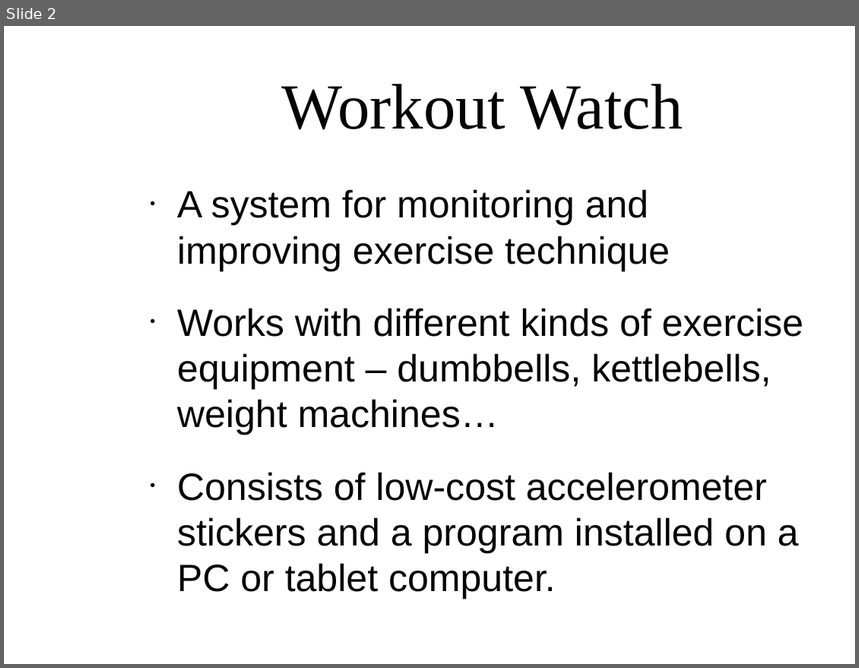
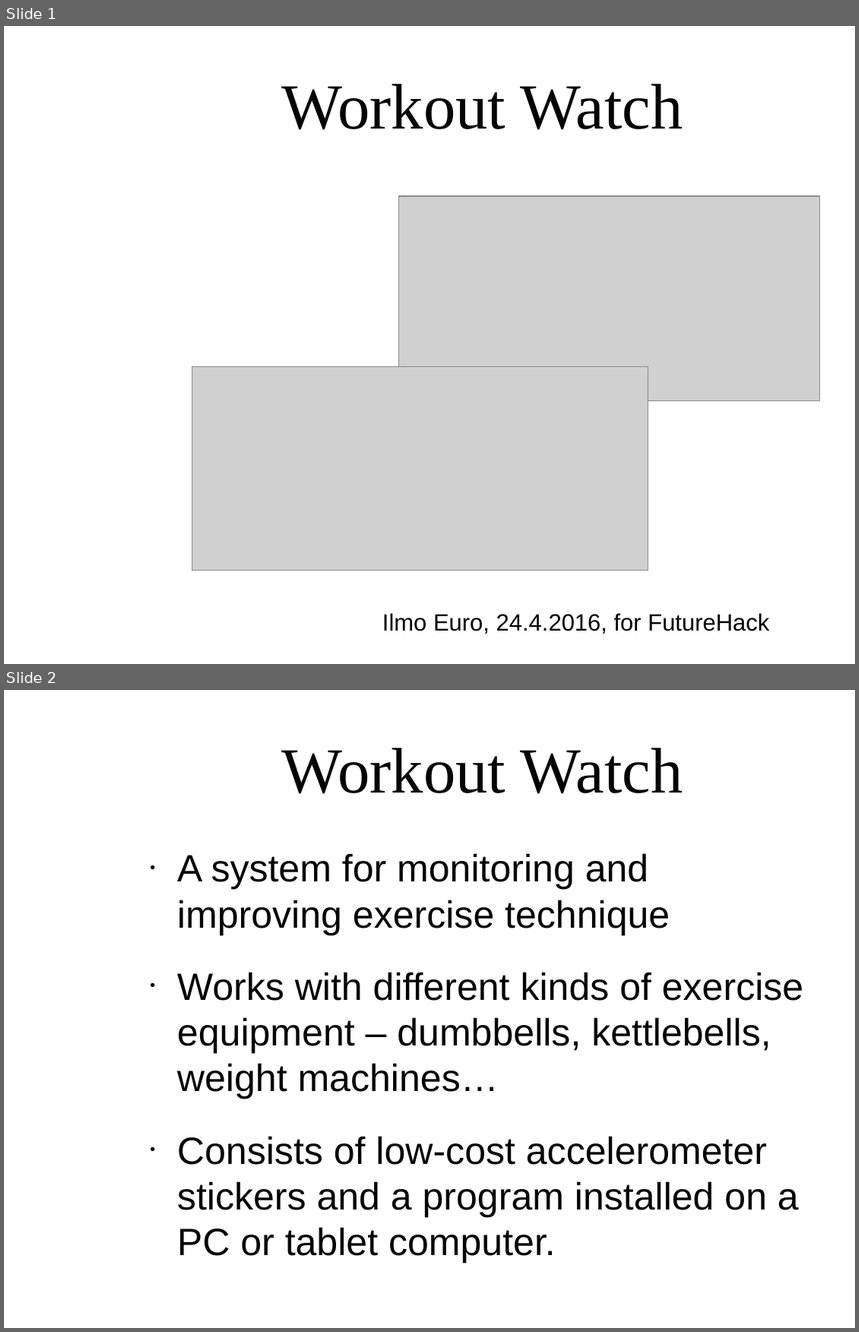
Before and after one commit to ilmoeuro/futurehack2016, a slide deck: doc/presentation.odp. Shown one above the other, each under a label of ours: slide 2 before the commit, slides 1 and 2 after it. The pictures are 859x668 and 859x1332 pixels, drawn with LibreOffice and Linux fonts; fonts in the diff are those of the drawing; grey boxes stand for pictures; background and template pictures are left out. Boxes give left, top, right and bottom in pixels: in the first picture for what was removed or moved away, otherwise in the second. Text is boxed around its words. In the diff, an @@ line names an element or a change of style, - is before the commit and + after.

```diff
--- a/doc/presentation.odp
+++ b/doc/presentation.odp
@@ slide 1 added at <box>4,26,855,664</box>, background picture (left out) @@
@@ title added at <box>282,84,683,130</box>, 60 pt, text #050505 @@
+Workout Watch
@@ picture added at <box>399,196,820,401</box> @@
@@ picture added at <box>192,366,649,572</box> @@
@@ text added at <box>382,613,769,634</box>, 22 pt, text #000000 @@
+Ilmo Euro, 24.4.2016, for FutureHack
```
Also in this commit, not shown: 1 other slide added, 1 slide removed, 1 other file.
